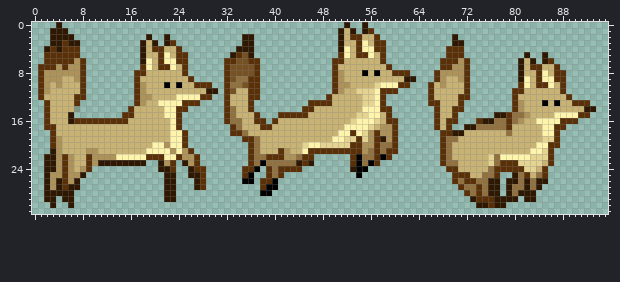
File history of a sprite sheet, img/fox1b.png. This is how it looked before the edit.
The file is 96x32 pixels. Pixels under 10% opacity are left out. Colours within 5 levels of each other are drawn and written as one.
Once edited:
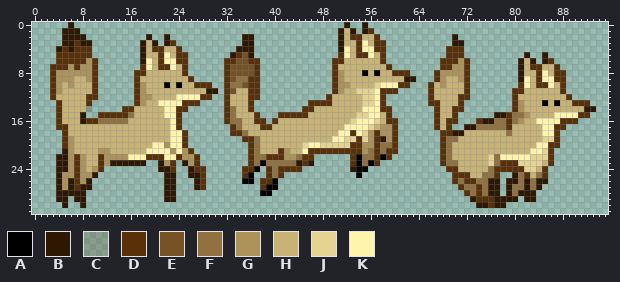
Palette (. is transparent): A #000000  B #2f1801  C #5a300839  D #5a3008  E #765123  F #91713f  G #ad925a  H #c8b375  J #e4d391  K #fff4ac
The commit says: キツネ修正
Changes in this commit:
@@ x 0..18 @@
- 0 ....B..............
- 1 ...BBB.............
- 2 ...BBBB............
- 3 ...BBDBB..........B
- 4 ..BDBDDD..........B
- 5 ..DDDDDD..........B
- 6 ..DDDDDGD.........B
- 7 .DDDGDGGD.........D
- 8 .DGGGGGGD........DD
- 9 .DGGGHHGD........DH
-10 .DGHGHHHD........DG
-11 .DGHHHHHD........DG
-12 .DHHHHHDD........DG
-13 ..DHHHHD.........DG
-14 ..DHHHHC........DHH
-15 ..DHHHB........DDHH
-16 ..DHHHBDDDDDDDDDHHH
-17 ..DDHHHHHHHHHHHHHHH
-18 ...DHHHHHHHHHHHHHHH
-19 ...DGHHHHHHHHHHHHHH
-20 ...DGHHHHHHHHHHHHHH
-21 ...BGHHHHGGHHHHHHHH
-22 ..BBGDGHHDGGGGKKKKK
-23 ..BBGDGHHDGBBBBBBBB
-24 ..BBGDGHGD.........
-25 ..BGGDGGB..........
-26 ..BGBDGB...........
-27 ..BGBDBB...........
-28 ..BBBBB............
-29 ..BB.BB............
-30 ...B..B............
+ 0 ......B............
+ 1 .....BBB...........
+ 2 .....BBBB..........
+ 3 .....BBDBB........B
+ 4 ....BDBDDD........B
+ 5 ....DDDDDD........B
+ 6 ....DDDDDGD.......B
+ 7 ...DDDGDGGD.......D
+ 8 ...DGGGGGGD......DD
+ 9 ...DGGGHHGD......DH
+10 ...DGHGHHHD......DG
+11 ...DGHHHHHD......DG
+12 ...DHHHHHDD......DG
+13 ....DHHHHD.......DG
+14 ....DHHHHC.....DDHH
+15 ....DHHHB..DDDDDFHH
+16 ....DHHHBDDFFFFFHHH
+17 ....DDHHHHHHHHHHHHH
+18 .....DHHHHHHHHHHHHH
+19 .....DGHHHHHHHHHHHH
+20 .....DGHHHHHHHHHHHH
+21 .....BGHHHHGGHHHHHH
+22 ....BBGDGHHDGGGGKKK
+23 ....BBGDGHHDGBBBBBB
+24 ....BBGDGHGD.......
+25 ....BGGDGGB........
+26 ....BGBDGB.........
+27 ....BGBDBB.........
+28 ....BBBBB..........
+29 ....BB.BB..........
+30 .....B..B..........
 31 ...................
